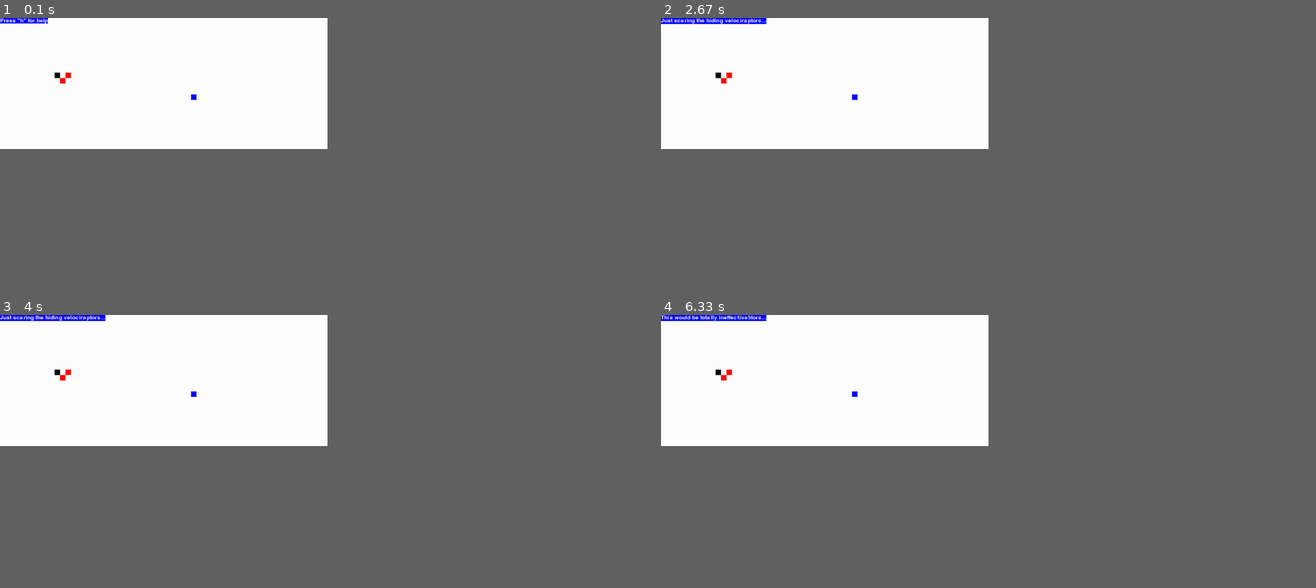
Above: before the commit, frames 1-4 (two rows, left to right).
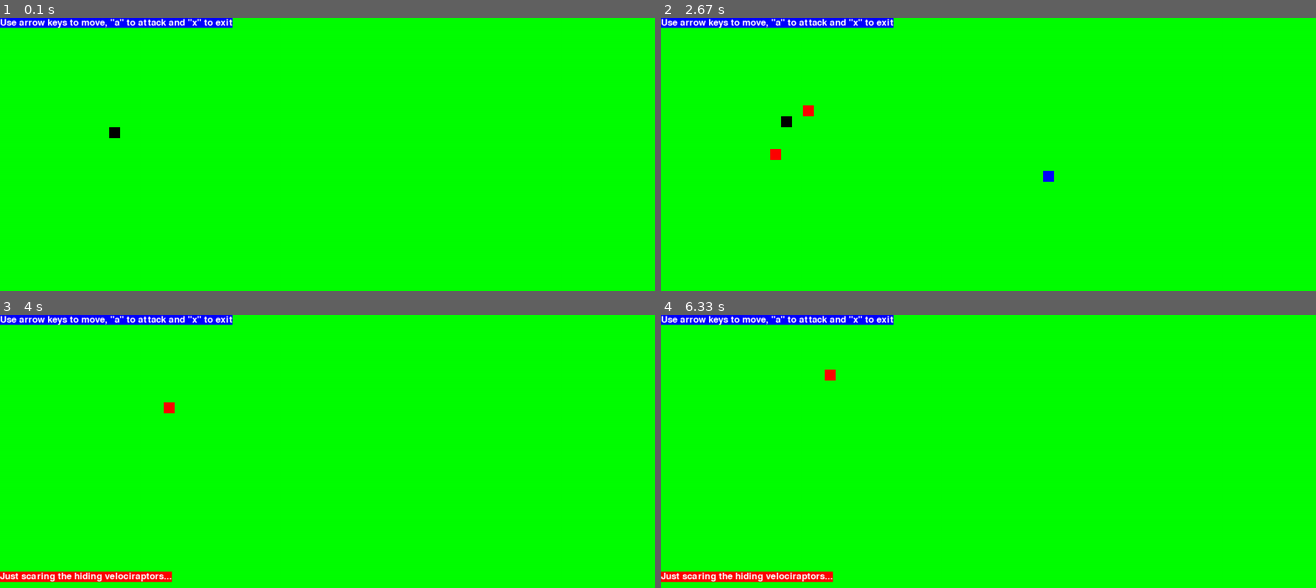
Above: after the commit, the same moments.

Repository: pytonc/udacity
Game: pygame game, started from classic-games/hello_class/game.py
Same seed, same stepped clock (60 frames per second), same inputs: the game is played once before the commit and once after it. The source is Python 2; it was converted automatically to run under Python 3.
Inputs:
- Up to frame 1 (0.1 s): no input
- Up to frame 2 (2.67 s): hold Right 0.33-0.8 s; hold Up 0.83-1.13 s; hold Right 1.17-1.63 s; hold Left 1.67-2.2 s; tap A at 2.57 s
- Up to frame 3 (4 s): hold Left 2.9-3.3 s; tap A at 3.05 s; hold Right from 3.73 s (still down)
- Up to frame 4 (6.33 s): release Right at 4.37 s; hold Down 4.4-4.77 s; tap A at 4.55, 5.95 s; hold Right 5.3-5.77 s; hold Up 5.8-6.1 s
In our replay, the window is 450x180 before the commit and 900x375 after it. These sizes can differ from the game's own. Grey fills any space a smaller window leaves; there, only what the larger window draws over its background counts as a difference.

The runs differ from the first frame. In frame 1, 24% of the frame differs, in the area x 0-50%, y 0-48%; in frame 2, 24%; in frame 3, 25%; in frame 4, 25%, in the area x 0-50%, y 0-98%.

Commit message:
Improve PyGame frontend
The pygame frontend now works in a "basic" form.
Improvements need to be done on the kind of informations displayed
in the 2 different statusbar (Level, user / enemys HP, etc...)

Diff:
--- a/classic-games/hello_class/classes.py
+++ b/classic-games/hello_class/classes.py
@@ -43,6 +43,7 @@
         self.items = []
         self.ui = ui
         self.world = ui.world_map
+        #print "Created character with position x = " + str(self.x) + " y = " + str(self.y)
 
     def is_dead(self):
         if self.hp <= 0:
@@ -59,9 +60,9 @@
         elif direction == 'right':
             dx = 1
         elif direction == 'up':
+            dy = -1
+        elif direction == 'down':
             dy = 1
-        elif direction == 'down':
-            dy = -1
         return dx, dy
 
     def new_pos(self, direction):
@@ -81,12 +82,12 @@
         """
         new_x, new_y = self.new_pos(direction)
         if self.world.is_occupied(new_x, new_y):
-            self.ui.statusbar.set_status('Position is occupied, try another move.')
+            self.ui.set_status('Position is occupied, try another move.')
         else:
             self.remove()
             self.x, self.y = new_x, new_y
             self.occupy(self.x, self.y)
-            self.ui.draw_map()
+            self.ui.draw_window()
 
     def attack(self, enemy):
         dist = self.distance(enemy)
@@ -98,7 +99,7 @@
                     "Yeah, whatever!",
                     "I killed it! What did you make me do!"
                     ]
-                self.ui.statusbar.set_status(random.choice(msgs))
+                self.ui.set_status(random.choice(msgs))
             else:
                 # Possible damage is depending on physical condition
                 worst = int((self.condition() * 0.01) ** (1/2.) * self.damage + 0.5)
@@ -113,12 +114,12 @@
                 enemy.harm(damage)
 
                 if enemy.is_player():
-                    self.ui.statusbar.set_status("You are being attacked: %i damage." % damage)
+                    self.ui.set_status("You are being attacked: %i damage." % damage)
                 elif self.is_player():
                     if enemy.is_dead():
-                        self.ui.statusbar.set_status("You make %i damage: your enemy is dead." % damage)
+                        self.ui.set_status("You make %i damage: your enemy is dead." % damage)
                     else:
-                        self.ui.statusbar.set_status("You make %i damage: %s has %i/%i hp left." % \
+                        self.ui.set_status("You make %i damage: %s has %i/%i hp left." % \
                             (damage, enemy.get_label(), enemy.hp, enemy.max_hp))
         else:
             msgs = [
@@ -126,7 +127,7 @@
                 "This would be totally ineffective!",
                 "Just scaring the hiding velociraptors..."
                 ]
-            self.ui.statusbar.set_status(random.choice(msgs))
+            self.ui.set_status(random.choice(msgs))
 
 
     def condition(self):
--- a/classic-games/hello_class/hello_game.py
+++ b/classic-games/hello_class/hello_game.py
@@ -39,6 +39,7 @@
 	def start_game(self, level):
 		student_data = self.config.get(level, 'student').split(',')
 		self.ui.add_student(student_data)
+		self.level = level
 
 		engineer_data = self.config.get(level, 'engineer').split(',')
 		self.ui.add_engineer(engineer_data)
@@ -49,7 +50,7 @@
 
 		self.ui.set_statusbar_character(self.ui.get_student())
 
-		self.ui.draw_map()
+		self.ui.draw_window()
 		self.ui.mainloop()
 
 	def save_game(self):
@@ -59,8 +60,3 @@
 
 	def load_saved_game(self):
 		pass
-		# XXX
-		#infile = open(self.savefile, "r")
-		#tmpui = pickle.load(infile)
-		#tmpui.draw_map()
-		#self.ui = tmpui
--- a/classic-games/hello_class/ui_pygame.py
+++ b/classic-games/hello_class/ui_pygame.py
@@ -6,19 +6,40 @@
 import pygame, sys, time
 from pygame.locals import *
 
+##
 # This class defines the PyGame/SDL UI frontend
+##
 
 class SDLUserInterface(UserInterface):
-    # Some constants
-
-    # Colors
-    CHR_COLOR_PLAYER = (0, 0, 0)
-    CHR_COLOR_ENEMY = (255, 0, 0)
-    CHR_COLOR_WIZARD = (0, 0, 255)
-    CHR_COLOR_ARCHER = (255, 255, 255)
-    CHR_COLOR_DEAD = (255, 255, 0)
-
-    # Labels
+    # Colors Names
+    WHITE = (255, 255, 255)
+    BLACK = (0, 0, 0)
+    GRAY = (128, 128, 128)
+
+    RED = (255, 0, 0)
+    GREEN = (0, 255, 0)
+    BLUE = (0, 0, 255)
+    YELLOW = (255, 255, 0)
+
+    AQUA = (0, 255, 255)
+    FUCHSIA = (255, 0, 255)
+    LIME = (0, 255, 0)
+    MAROON = (128, 0, 0)
+    NAVY_BLUE = (0, 0, 128)
+    OLIVE = (128, 128, 0)
+    PURPLE = (128, 0, 128)
+    SILVER = (192, 192, 192)
+    TEAL = (0, 128, 128)
+
+    # Colors Associations
+    CHR_COLOR_PLAYER = BLACK
+    CHR_COLOR_ENEMY = RED
+    CHR_COLOR_WIZARD = BLUE
+    CHR_COLOR_ARCHER = WHITE
+    CHR_COLOR_DEAD = PURPLE
+    CHR_COLOR_BACKGROUND = GREEN
+
+    # Labels (Do we want them?)
     CHR_TXT_PLAYER = "S"
     CHR_TXT_ENEMY = "B"
     CHR_TXT_WIZARD = "W"
@@ -26,8 +47,9 @@
     CHR_TXT_DEAD = "D"
 
     # Sizes
-    STATUSBAR_HEIGHT=20
-    CHR_SIZE=10
+    STATUSBAR_HEIGHT=30
+    FONT_SIZE=25
+    CHR_SIZE=20
 
     # Directions
     DIRECTIONS = {
@@ -41,51 +63,90 @@
     def __init__(self, game_handler, width = 60, height = 22):
         super(SDLUserInterface, self).__init__(game_handler, width, height)
 
-        statusbar_height = SDLUserInterface.STATUSBAR_HEIGHT
+        # Define the coordinates for each main area
+        # ------------------------------------------
+        # | Top Status Bar                         |
+        # ------------------------------------------
+        # |                                        |
+        # |                                        |
+        # |                                        |
+        # |                                        |
+        # |                                        |
+        # |             Game Map                   |
+        # |                                        |
+        # |                                        |
+        # |                                        |
+        # |                                        |
+        # |                                        |
+        # |                                        |
+        # ------------------------------------------
+        # | Bottom Status Bar                      |
+        # ------------------------------------------
+
+        # Topbar coords
+        topbar_x = 0
+        topbar_y = 0
+
+        # Map coords
+        map_x = 0
+        map_y = topbar_x + SDLUserInterface.STATUSBAR_HEIGHT
+
+        # Map Size
         map_width = width * SDLUserInterface.CHR_SIZE
         map_height = height * SDLUserInterface.CHR_SIZE
 
-        # The main window must contain the map + the statusbar
-        tot_height = statusbar_height + map_height
-        tot_width = map_width
-
+        # Bottombar coords
+        bottombar_x = 0
+        bottombar_y = map_y + map_height
+
+        # Main Window Size
+        window_height = SDLUserInterface.STATUSBAR_HEIGHT * 2 + map_height
+        window_width = map_width
+
+        # Initialize PyGame
         pygame.init()
         pygame.display.set_caption('Hello Game')
+        # We don't want to use the mouse (... yet)
         pygame.mouse.set_visible(0)
 
-        basicFont = pygame.font.SysFont(None, 15)
-        self.windowSurface = pygame.display.set_mode((tot_width, tot_height),
-                0, 32)
-        self.windowSurface.fill((255, 255, 255)) # white
-
+        # Setup the font to be used for the statusbars
+        basicFont = pygame.font.SysFont(None, SDLUserInterface.FONT_SIZE)
+
+        # Build the Main Window
+        self.windowSurface = pygame.display.set_mode((window_width, window_height),
+                                0, 32)
+
+        # Build the WorldMap
         self.world_map = WorldMap(self.windowSurface,
-                0, SDLUserInterface.STATUSBAR_HEIGHT, # X, Y
-                width, height)
-
-        self.statusbar = StatusBar(basicFont,
-                self.windowSurface,
-                self.world_map)
-
-        #print """Welcome to 'Hello, Class' game
-        #Available commands are:
-        #r - move right
-        #l - move left
-        #u - move up
-        #d - move down
-        #a - attack
-        #gps - print location
-        #x - exit
-
-        #There is a Bug 2 steps to the right from you.
-        #You should probably do something about it!
-        #"""
-
-    def set_statusbar_character(self, character):
-        self.statusbar.set_character(character)
-
-    def draw_map(self):
+                            map_x, map_y,
+                            width, height)
+
+        # Build the topbar
+        self.topbar = TopBar(basicFont,
+                        self.windowSurface,
+                        self.world_map,
+                        pos_x = topbar_x,
+                        pos_y = topbar_y)
+
+        # Build the bottombar
+        self.bottombar = BottomBar(basicFont,
+                            self.windowSurface,
+                            self.world_map,
+                            pos_x = bottombar_x,
+                            pos_y = bottombar_y)
+
+    def draw_window(self):
+        self.windowSurface.fill(SDLUserInterface.CHR_COLOR_BACKGROUND)
+        self.topbar.show()
+        self.bottombar.show()
         self.world_map.print_map()
         pygame.display.update()
+
+    def set_statusbar_character(self, character):
+        self.bottombar.set_character(character)
+
+    def set_status(self, msg):
+        self.bottombar.set_status(msg)
 
     def get_student(self):
         return self.student
@@ -93,20 +154,20 @@
     def add_student(self, attributes):
         student = Player(self, attributes)
         self.student = student
+        student.show()
         self.world_map.add_character(self.student)
-        student.show()
 
     def add_engineer(self, attributes):
         wizard = Wizard(self, attributes)
         self.engineer = wizard
+        wizard.show()
         self.world_map.add_character(self.engineer)
-        wizard.show()
 
     def add_enemy(self, attributes):
         bug = Enemy(self, attributes)
         self.bugs.append(bug)
+        bug.show()
         self.world_map.add_character(bug)
-        bug.show()
 
     def exit_loop(self):
         pygame.quit()
@@ -119,11 +180,11 @@
                    self.exit_loop()
                 elif event.type == KEYDOWN:
                     if event.key in (K_LEFT, K_RIGHT, K_UP, K_DOWN):
+                        #print "Got keypress " + str(event.key)
                         self.student.move(SDLUserInterface.DIRECTIONS[event.key])
                         for bug in self.bugs:
                             bug.act(self.student,
                                     SDLUserInterface.DIRECTIONS)
-                        self.draw_map()
                     elif event.key == K_x:
                             self.exit_loop()
                     elif event.key == K_a:
@@ -131,60 +192,80 @@
                             self.student.attack(bug)
                             bug.act(self.student,
                                     SDLUserInterface.DIRECTIONS)
-                            self.draw_map()
-            #c = raw_input("You > ")
-            #elif c == "gps":
-            #    self.statusbar.set_status("Your GPS location: %i %i" % (self.student.x, self.student.y))
-            #    for bug in self.bugs:
-            #        self.statusbar.set_status("Bug GPS location: %i %i" % (bug.x, bug.y))
-            #elif c == "save":
-            #    self.game_handler.save_game();
-            #    self.statusbar.set_status("Game saved!")
-
-
+
+                self.draw_window()
+
+
+##
 # Canvas / Layout classes
+##
 class StatusBar(classes.StatusBar):
-    def __init__(self, basicFont, windowSurface,
-            world_map, character = None):
+    def __init__(self, basicFont, windowSurface, world_map,
+            pos_x = 0, pos_y = 0,
+            character = None):
         super(StatusBar, self).__init__(character)
+
+        self.pos_x = pos_x
+        self.pos_y = pos_y
         self.basic_font = basicFont
-        self.text = basicFont.render('Press "h" for help', True,
-            (255, 255, 255), # White
-            #(255, 0, 0), # Red
-            (0, 0, 255) # Blue
-            )
         self.world_map = world_map
         self.windowSurface = windowSurface
-        self.show()
 
     def show(self):
         self.textRect = self.text.get_rect()
-        self.textRect.topleft = (0, 0)
+        self.textRect.topleft = (self.pos_x, self.pos_y)
         self.windowSurface.blit(self.text, self.textRect)
         pygame.display.update()
 
     def set_character(self, character):
-        pass # XXX
-    #    self.character = character
-    #    self.set_status()
-    #    self.show()
+        self.character = character
+        self.set_status()
+
+    def render_text(self):
+        self.text = self.basic_font.render(self.text_msg, True,
+                self.text_fg, self.text_bg)
 
     def set_status(self, msg = ''):
-        self.text = self.basic_font.render(msg, True,
-            (255, 255, 255), # White
-            (0, 0, 255) # Blue
-            )
-        self.show()
-
+        self.text_msg = msg
+        self.render_text()
+
+
+class TopBar(StatusBar):
+    def __init__(self, basicFont, windowSurface, world_map,
+            pos_x = 0, pos_y = 0, character = None):
+        super(TopBar, self).__init__(basicFont, windowSurface, world_map,
+                pos_x = pos_x, pos_y = pos_y, character = character)
+
+        self.text_fg = SDLUserInterface.WHITE
+        self.text_bg = SDLUserInterface.BLUE
+        self.set_status('Use arrow keys to move, "a" to attack and "x" to exit')
+
+
+class BottomBar(StatusBar):
+    def __init__(self, basicFont, windowSurface, world_map,
+            pos_x, pos_y, character = None):
+        super(BottomBar, self).__init__(basicFont, windowSurface, world_map,
+                pos_x = pos_x, pos_y = pos_y, character = character)
+
+        self.text_fg = SDLUserInterface.WHITE
+        self.text_bg = SDLUserInterface.RED
+        self.set_status ('Use arrow keys to move, "a" to attack and "x" to exit')
+
+
+##
+# UI representation of the WorldMap
+##
 class WorldMap(classes.WorldMap):
     def __init__(self, pos_x, pos_y, windowSurface, width, height):
         super(WorldMap, self).__init__(width, height)
 
     def print_map(self):
-        for y in range(self.height - 1, 0, -1):
+        #print "Printing the map of width = " + str(self.width) + " and height = " + str(self.height)
+        for y in range(self.height):
             for x in range(self.width):
                 cell = self.map[x][y]
                 if cell is not None:
+                    #print "Calling show() method for element at position x = " + str(x) + " y = " + str(y)
                     cell.show()
 
     def add_character(self, character):
@@ -193,19 +274,17 @@
     def remove_character(self, character):
         self.map[character.x][character.y] = None
 
+
+##
 # Base Character class
+##
 class Character(classes.Character):
-
     def __init__(self, ui, attributes):
         pos_x = int(attributes[0])
         pos_y = int(attributes[1])
         hp = int(attributes[2])
         super(Character, self).__init__(ui, pos_x, pos_y, hp)
         self.windowSurface = ui.windowSurface
-        self.rect = pygame.Rect(pos_x * SDLUserInterface.CHR_SIZE,
-                    pos_y * SDLUserInterface.CHR_SIZE,
-                    SDLUserInterface.CHR_SIZE,
-                    SDLUserInterface.CHR_SIZE)
 
     def is_player(self):
         if self.text == SDLUserInterface.CHR_TXT_PLAYER:
@@ -218,12 +297,20 @@
         self.hp = 0
 
     def show(self):
+        self.rect = pygame.Rect(self.x * SDLUserInterface.CHR_SIZE,
+                        self.y * SDLUserInterface.CHR_SIZE,
+                        SDLUserInterface.CHR_SIZE,
+                        SDLUserInterface.CHR_SIZE)
         pygame.draw.rect(self.windowSurface, self.color, self.rect)
         pygame.display.update()
 
     def get_label(self):
         return self.text
 
+
+##
+# All the characters
+##
 class Player(Character, classes.Player):
     def __init__(self, ui, attributes):
         Character.__init__(self, ui, attributes)
--- a/classic-games/hello_class/ui_txt.py
+++ b/classic-games/hello_class/ui_txt.py
@@ -35,7 +35,10 @@
     def set_statusbar_character(self, character):
         self.statusbar.set_character(character)
 
-    def draw_map(self):
+    def set_status(self, msg):
+        self.statusbar.set_status(msg)
+
+    def draw_window(self):
         self.world_map.print_map()
         self.statusbar.show()
 
@@ -68,23 +71,23 @@
                 for bug in self.bugs:
                     bug.act(self.student, UserInterface.DIRECTIONS)
             elif c == "gps":
-                self.statusbar.set_status("Your GPS location: %i %i" % (self.student.x, self.student.y))
+                self.set_status("Your GPS location: %i %i" % (self.student.x, self.student.y))
                 for bug in self.bugs:
-                    self.statusbar.set_status("Bug GPS location: %i %i" % (bug.x, bug.y))
+                    self.set_status("Bug GPS location: %i %i" % (bug.x, bug.y))
             elif c == "a":
                 for bug in self.bugs:
                     self.student.attack(bug)
                     bug.act(self.student, UserInterface.DIRECTIONS)
             elif c == "save":
                 self.game_handler.save_game();
-                self.statusbar.set_status("Game saved!")
+                self.set_status("Game saved!")
             elif c == "load":
                 self.game_handler.load_saved_game();
-                self.statusbar.set_status("Game reloaded!")
+                self.set_status("Game reloaded!")
             else:
-                self.statusbar.set_status("Unknown command. 'x' to exit game")
+                self.set_status("Unknown command. 'x' to exit game")
 
-            self.draw_map()
+            self.draw_window()
 
 
 # Canvas / Layout classes
@@ -127,7 +130,7 @@
 
     def print_map(self):
         print '+' * (self.width + 2)
-        for y in range(self.height - 1, 0, -1):
+        for y in range(0, self.height - 1):
             line = '+'
             for x in range(self.width):
                 cell = self.map[x][y]
